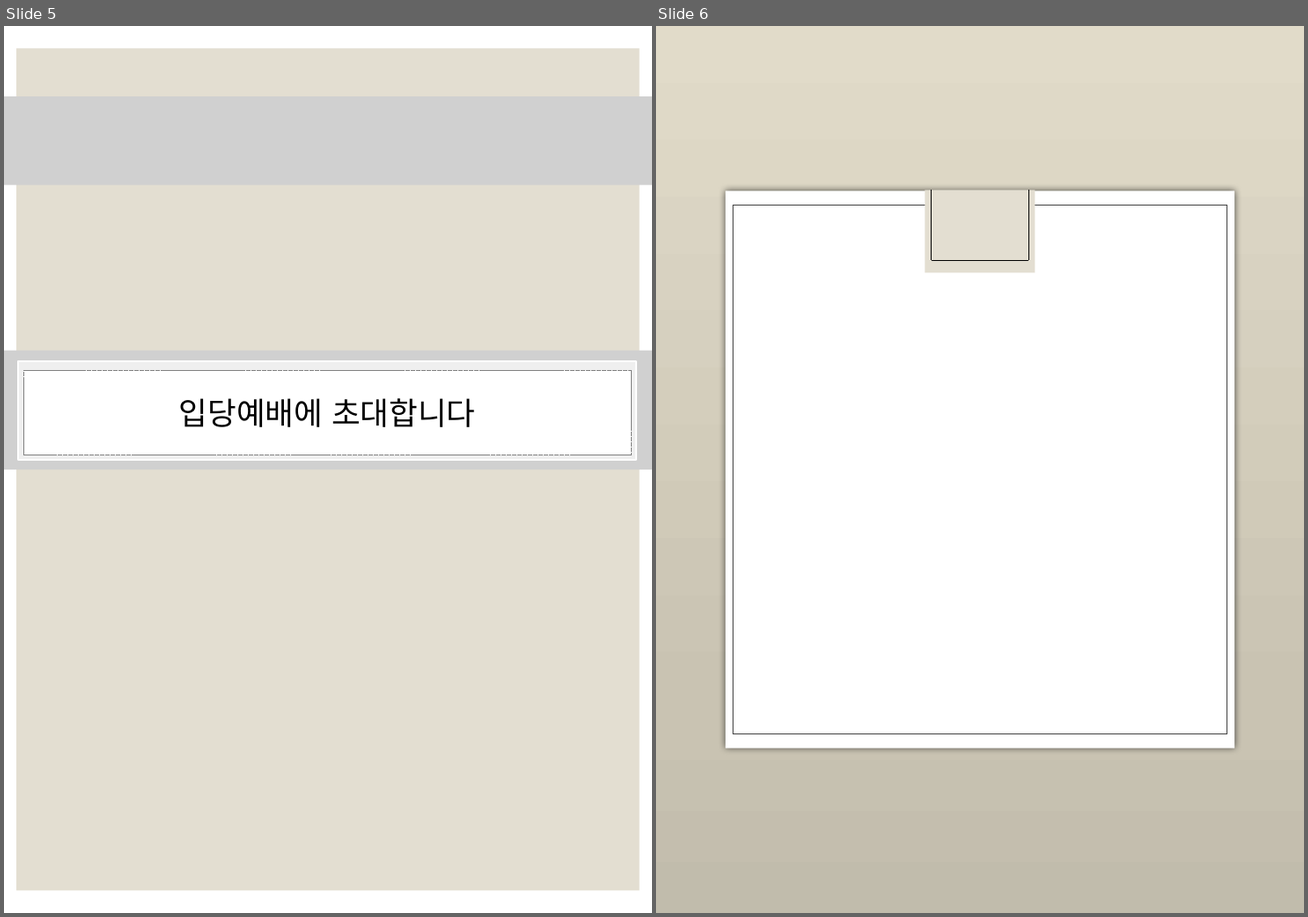
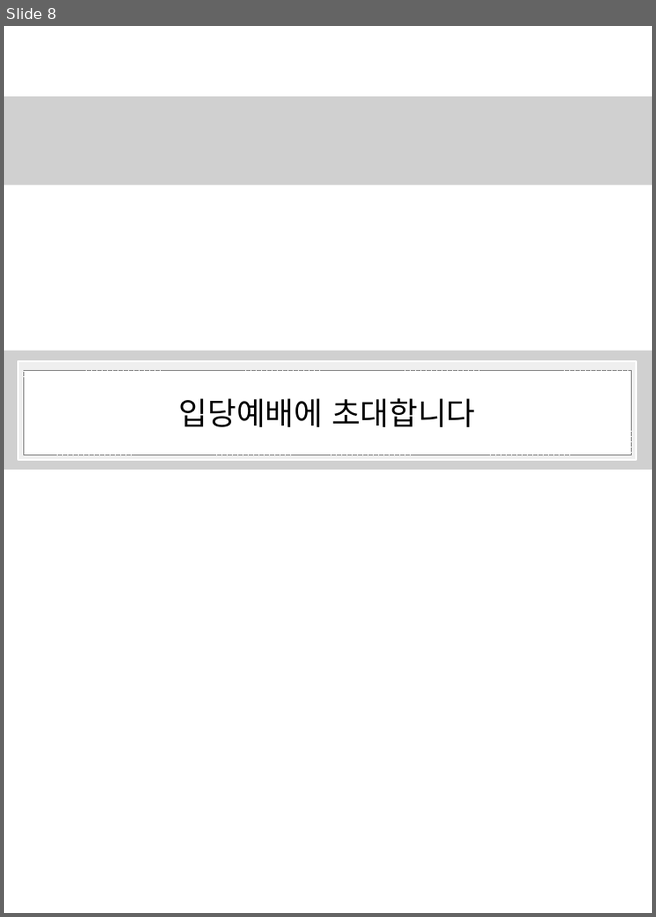
Before and after one commit to jlife0113/juhyang, a slide deck: doc/프레젠테이션1.pptx. Shown side by side, each under a label of ours: slides 5 and 6 before the commit, slide 8 after it. The pictures are 1308x917 and 656x917 pixels, drawn with LibreOffice and Linux fonts; fonts in the diff are those of the drawing; grey boxes stand for pictures; background and template pictures are left out. Boxes give left, top, right and bottom in pixels: in the first picture for what was removed or moved away, otherwise in the second. Text is boxed around its words. In the diff, an @@ line names an element or a change of style, - is before the commit and + after.

```diff
--- a/doc/프레젠테이션1.pptx
+++ b/doc/프레젠테이션1.pptx
@@ slide 6 removed at bbox=[656, 26, 1304, 913], background picture (left out) @@
@@ rectangle removed at bbox=[726, 191, 1235, 748] @@
@@ rectangle removed at bbox=[733, 205, 1226, 733] @@
@@ rectangle removed at bbox=[924, 190, 1035, 272] @@
@@ line removed from (931, 190) to (931, 260) @@
@@ line removed from (1028, 190) to (1028, 260) @@
@@ line removed from (931, 261) to (1028, 261) @@
@@ what was slide 5 is now slide 8 @@
@@ slide 8 changed as well @@
@@ rectangle removed at bbox=[16, 49, 639, 890] @@
```
Also in this commit, not shown: 2 other slides changed, 5 slides added, 2 other slides removed, 5 other files.
